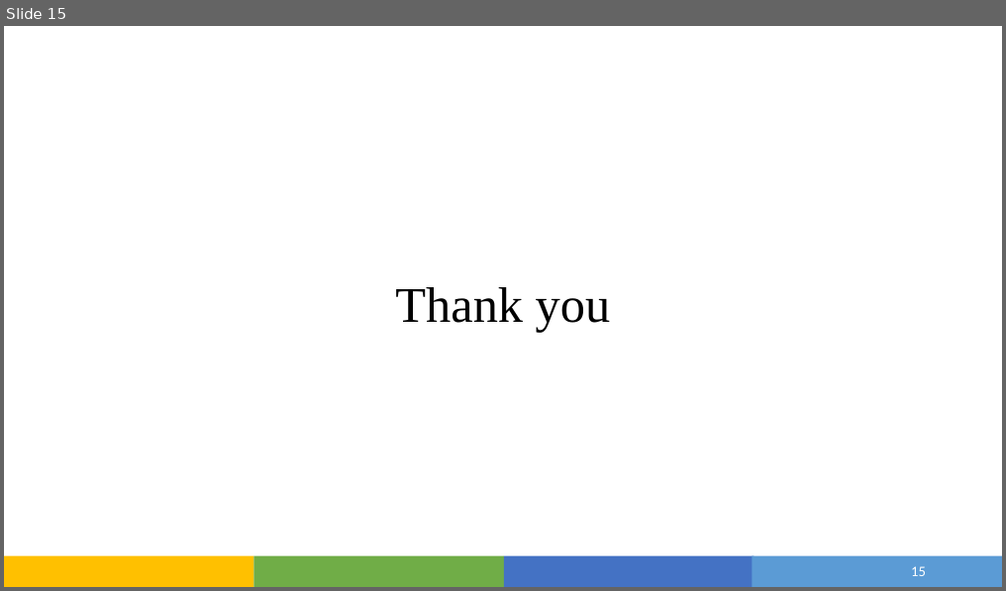
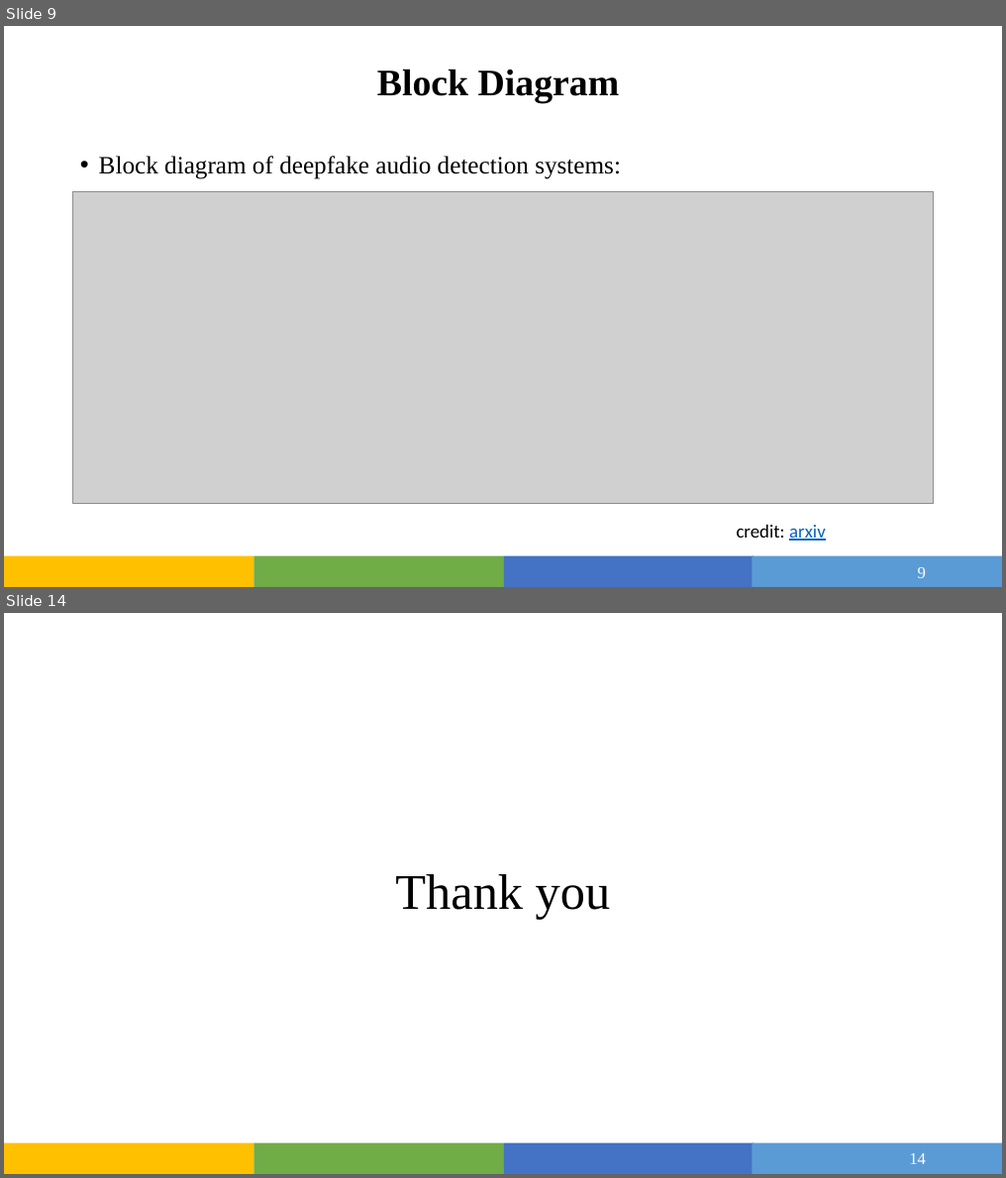
Before and after one commit to Devjethva1111/DeepFake-Voice-Recognition, a slide deck: Seminar/Project_PPT.pptx. Shown one above the other, each under a label of ours: slide 15 before the commit, slides 9 and 14 after it; the slides between them are not shown. The pictures are 1006x591 and 1006x1178 pixels, drawn with LibreOffice and Linux fonts; fonts in the diff are those of the drawing; grey boxes stand for pictures. Boxes give left, top, right and bottom in pixels: in the first picture for what was removed or moved away, otherwise in the second. Text is boxed around its words. In the diff, an @@ line names an element or a change of style, - is before the commit and + after.

```diff
--- a/Seminar/Project_PPT.pptx
+++ b/Seminar/Project_PPT.pptx
@@ slide 9 added at bbox=[4, 26, 1002, 587], background #FFFFFF; not listed: 4 template elements that a slide beside it also shows @@
@@ title added at bbox=[377, 69, 620, 102], 36 pt, text #000000, bold @@
+Block Diagram
@@ text added at bbox=[99, 156, 621, 179], 24 pt, text #000000 @@
+• Block diagram of deepfake audio detection systems:
@@ picture added at bbox=[73, 192, 934, 504] @@
@@ text added at bbox=[737, 525, 826, 541], 18 pt, text #000000 @@
+credit: arxiv
@@ page number added at bbox=[918, 568, 926, 578], 16 pt, text #FFFFFF @@
+9
@@ what was slide 15 is now slide 14 @@
@@ page number at bbox=[909, 1154, 926, 1164]: text changed; size 14 to 16 pt; font Calibri to Times New Roman @@
-15
+14
```
Also in this commit, not shown: 6 slides changed, 5 other slides added, 7 slides removed, 1 other file.
